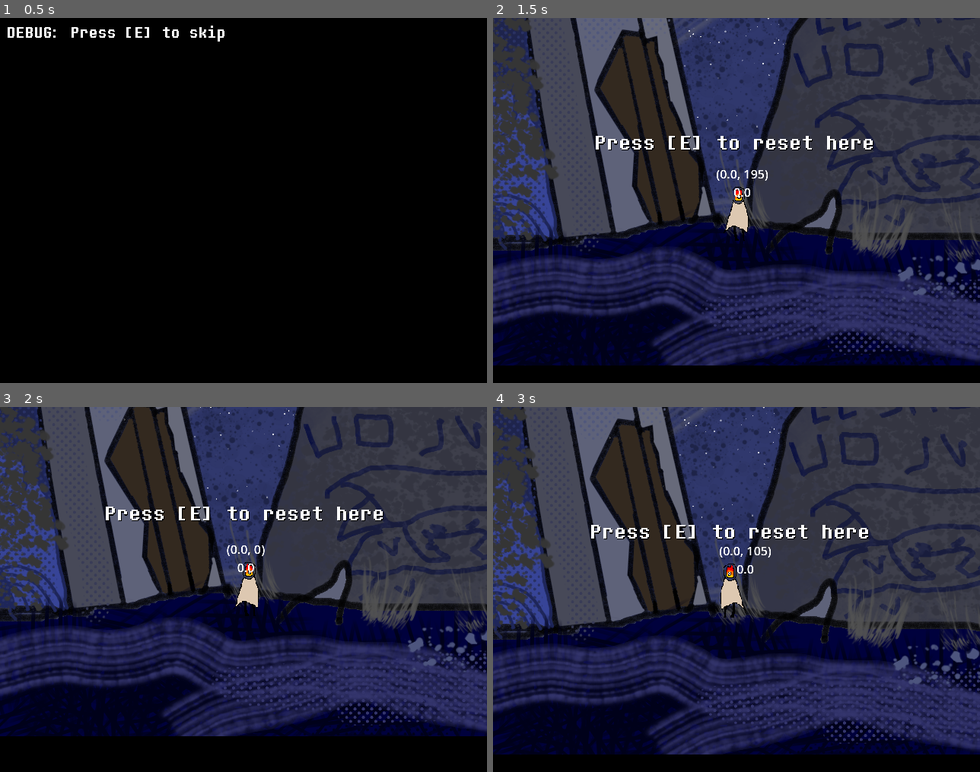
Above: before the commit, frames 1-4 (two rows, left to right).
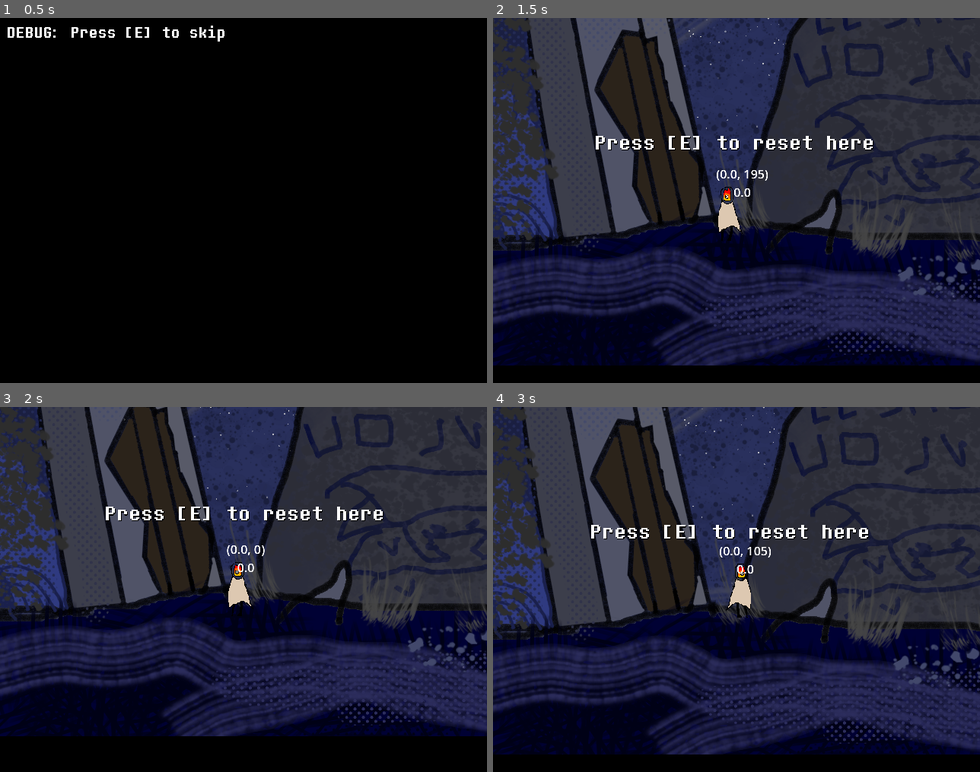
Above: after the commit, the same moments.

Repository: cloverian/a-sea-full
Game: Godot game, scene res://scenes/initialscene.tscn
Same seed, same stepped clock (60 frames per second), same inputs: the game is played once before the commit and once after it.
Inputs:
- Up to frame 1 (0.5 s): no input
- Up to frame 2 (1.5 s): tap E (E) at 0.5, 1.25 s; tap S (S) at 0.6 s; tap Space (Jump) at 0.77 s; tap A (A) at 1.35 s
- Up to frame 3 (2 s): tap Space (Jump) at 1.52 s; tap S (S) at 1.55 s
- Up to frame 4 (3 s): tap E (E) at 2, 2.75, 2.85 s; tap D (D) at 2.1 s; tap S (S) at 2.3 s

Frame 1 is identical in both runs. In frame 2, 0.6% of the frame differs, in the area x 40-95%, y 0-77%; in frame 3, 0.6%; in frame 4, 0.6%.

Commit message:
Fixed error with isNegative() function, updated map sprite, other small changes.

Diff:
--- a/scenes/player.tscn
+++ b/scenes/player.tscn
@@ -52,10 +52,8 @@
 scale = Vector2(1.5, 1.5)
 sprite_frames = SubResource("SpriteFrames_onrkg")
 animation = &"idle"
-frame_progress = 0.6144236
 
 [node name="GeneralCollision" type="CollisionShape2D" parent="."]
-visible = false
 position = Vector2(-6, 18)
 shape = SubResource("RectangleShape2D_i3pqv")
 
--- a/scripts/globals/global.gd
+++ b/scripts/globals/global.gd
@@ -38,5 +38,6 @@
 		get_tree().create_tween().tween_property(object, property, final_val, duration).set_trans(transition)
 
 func isNegative(number: float) -> bool:
-	if abs(number) / number == 1: return true
-	else: return false
+	if number == 0: return false
+	if abs(number) / number == 1: return false
+	else: return true
--- a/scripts/textbox.gd
+++ b/scripts/textbox.gd
@@ -2,7 +2,6 @@
 
 @onready var lines : Array[String]
 var queueIndex : int = 0
-var textSpeed : int = 30
 
 func _input(_event) -> void:
 	pass
Binary file changed: assets/BackgroundAbyss1.png
